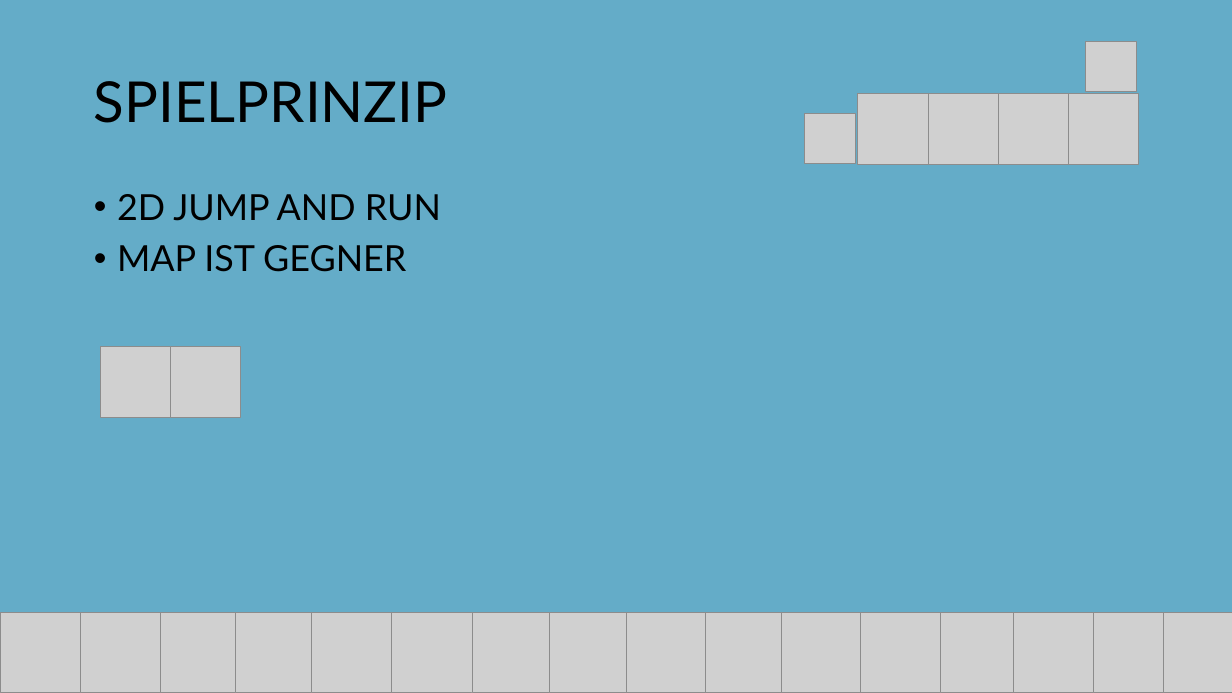
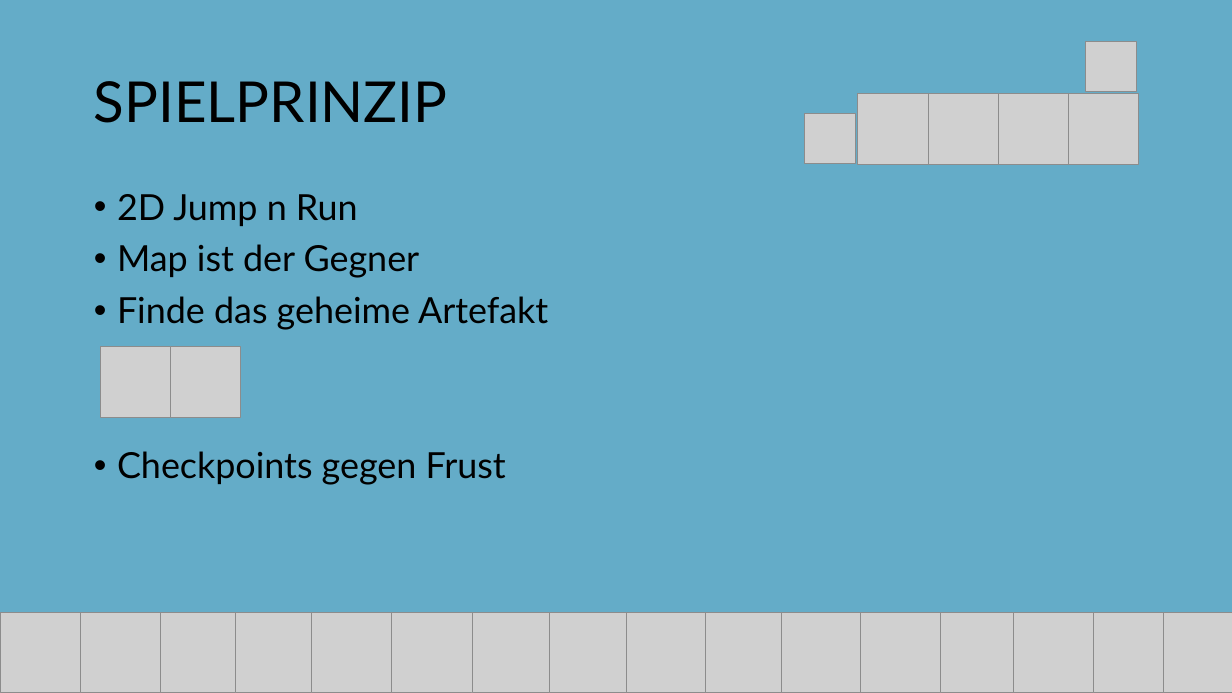
Before and after one commit to dabinder93/MOG-Project, a slide deck: slide 2 of MOG Project/Präsentation_Binder_Klinar.pptx. Drawn at 1232x693 pixels with LibreOffice and Linux fonts; fonts in the diff are those of the drawing; grey boxes stand for pictures. Boxes give left, top, right and bottom in pixels: in the first picture for what was removed or moved away, otherwise in the second. Text is boxed around its words. In the diff, an @@ line names an element or a change of style, - is before the commit and + after.

Commit message:
PP edited

```diff
--- a/MOG Project/Präsentation_Binder_Klinar.pptx
+++ b/MOG Project/Präsentation_Binder_Klinar.pptx
@@ text at box(117, 194, 548, 485): text changed @@
-• 2D JUMP AND RUN
-• MAP IST GEGNER
+• 2D Jump n Run
+• Map ist der Gegner
+• Finde das geheime Artefakt
+• Checkpoints gegen Frust
```
Also in this commit, not shown: 2 slides removed.
